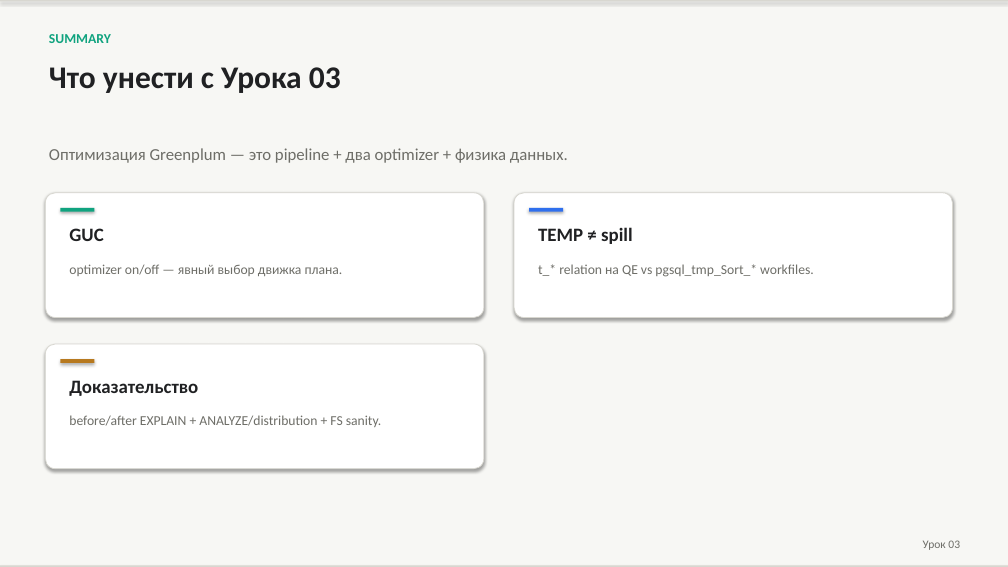
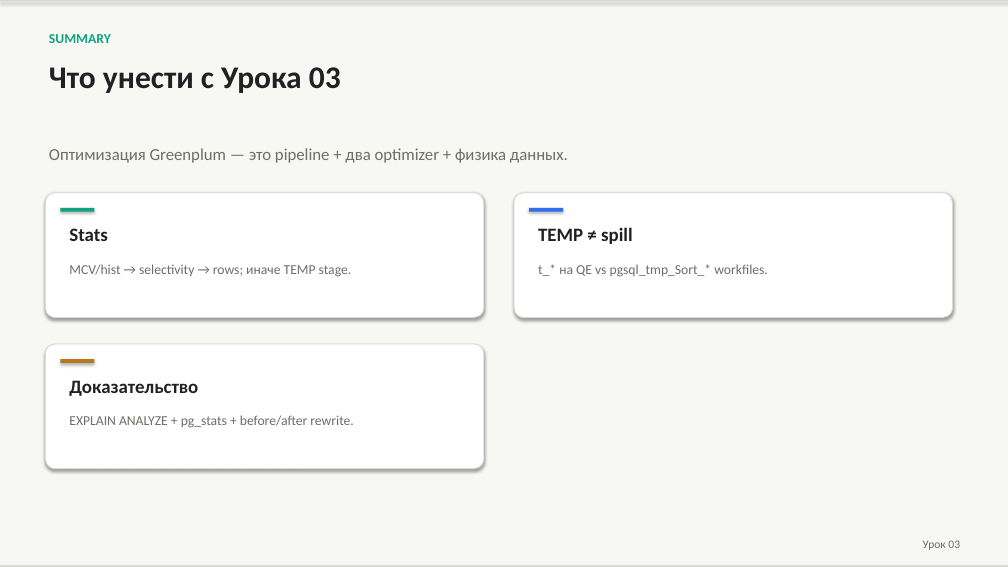
Before and after one commit to PaulKov/de-mentor, a slide deck: slide 65 of artifacts/greenplum-query-tuning-theory.pptx (slide 55 before the commit). Drawn at 1008x567 pixels with LibreOffice and Linux fonts; fonts in the diff are those of the drawing. Boxes give left, top, right and bottom in pixels: in the first picture for what was removed or moved away, otherwise in the second. Text is boxed around its words. In the diff, an @@ line names an element or a change of style, - is before the commit and + after.

```diff
--- a/artifacts/greenplum-query-tuning-theory.pptx
+++ b/artifacts/greenplum-query-tuning-theory.pptx
@@ text at [69,228,107,241]: text changed @@
-GUC
+Stats
@@ text at [69,264,352,277]: text changed @@
-optimizer on/off — явный выбор движка плана.
+MCV/hist → selectivity → rows; иначе TEMP stage.
@@ text at [538,264,768,277]: text changed @@
-t_* relation на QE vs pgsql_tmp_Sort_* workfiles.
+t_* на QE vs pgsql_tmp_Sort_* workfiles.
@@ text at [69,415,354,428]: text changed @@
-before/after EXPLAIN + ANALYZE/distribution + FS sanity.
+EXPLAIN ANALYZE + pg_stats + before/after rewrite.
```
Also in this commit, not shown: 3 other slides changed, 12 slides added, 2 slides removed, 38 other files.
